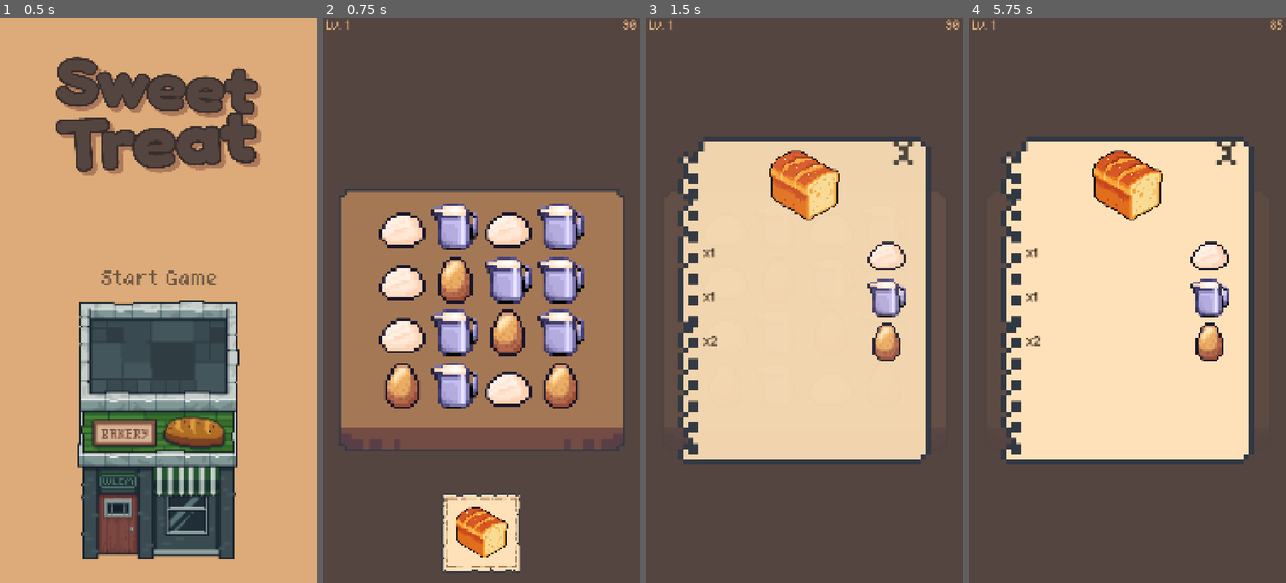
Above: before the commit, frames 1-4 (left to right).
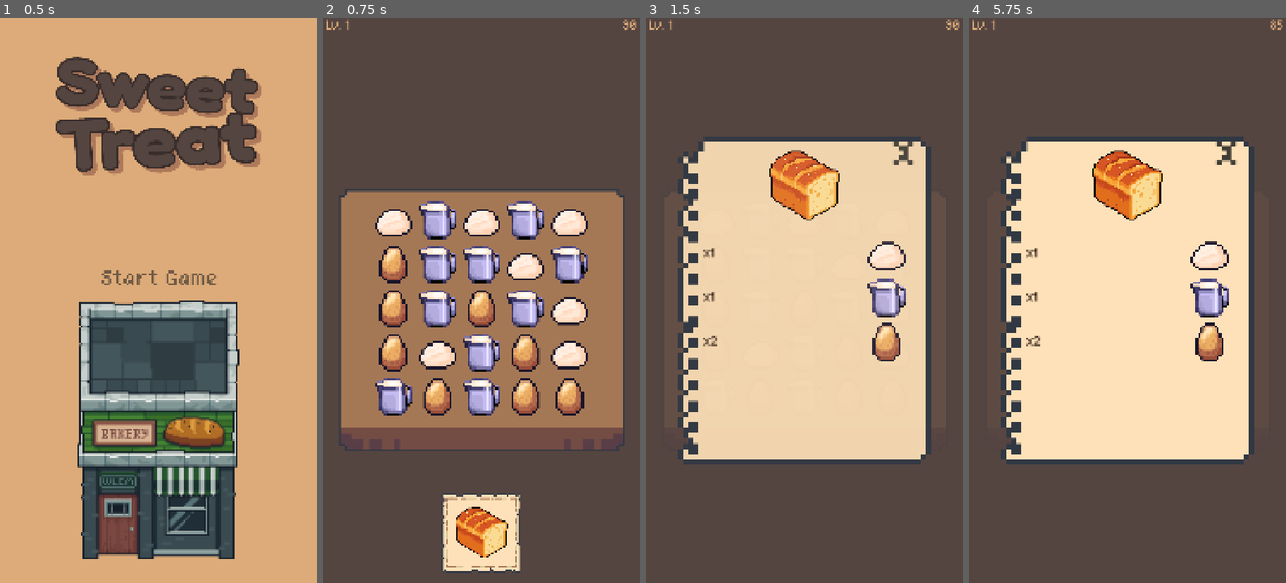
Above: after the commit, the same moments.

Repository: Krisha052/sweet-treat
Game: Godot game, scene res://scenes/main.tscn
Same seed, same stepped clock (60 frames per second), same inputs: the game is played once before the commit and once after it.
Inputs (mouse positions are in pixels of both pictures, inside the frame that each line leads up to):
- Up to frame 1 (0.5 s): no input
- Up to frame 2 (0.75 s): click (481, 277) at 0.5 s
- Up to frame 3 (1.5 s): click (804, 532) at 1.25 s
- Up to frame 4 (5.75 s): tap Enter at 2, 3.5, 5 s; move the mouse to (1048, 227) at 2.02 s; click (1048, 227) at 2.17 s; tap Space at 2.75, 4.25 s; move the mouse to (1102, 227) at 2.77 s; click (1102, 227) at 2.92 s; move the mouse to (1152, 227) at 3.52 s; click (1152, 227) at 3.67 s; move the mouse to (1206, 227) at 4.27 s; click (1206, 227) at 4.42 s; move the mouse to (1048, 277) at 5.02 s; click (1048, 277) at 5.17 s

Frame 1 is identical in both runs. In frame 2, 19% of the frame differs, in the area x 16-84%, y 32-71%; in frame 3, less than 0.1%; in frame 4, nothing differs.

Commit message:
Expand board to 5x5, add satisfiability guarantee, fix flash scale
Board:
- BOARD_COLS/ROWS 4→5 (25 slots); CELL 180→150; origin_y multiplier 0.37→0.358
- Ingredient nodes scaled to 0.8 (128x128px rendered, was 160x160)
- _base_scale captured in _ready() so _flash() returns to correct scale

Satisfiability guarantee:
- _init_board(): after filling 25 slots, retry up to 20x until at least one
  recipe in the pool is satisfiable from the board; push_warning on cap
- _on_order_completed_cb(): retry refill of consumed slots up to 20x until
  at least one remaining active order is satisfiable; push_warning on cap
- order_manager: add any_active_order_satisfiable() using existing free-count
  and _is_completable logic; returns true when no active orders (level ending)

Both retry paths log re-roll count when >0 for testing visibility.

Co-Authored-By: Claude Sonnet 4.6 <noreply@anthropic.com>

Diff:
--- a/scripts/gameplay/ingredient.gd
+++ b/scripts/gameplay/ingredient.gd
@@ -6,8 +6,11 @@
 @export var ingredient_data: IngredientData
 
 var selected: bool = false
+var _tap_guard: bool = false
+var _base_scale: Vector2 = Vector2.ONE
 
 func _ready() -> void:
+	_base_scale = scale
 	if not ingredient_data:
 		return
 	_apply_texture()
@@ -36,6 +39,8 @@
 	_apply_texture()
 
 func _input_event(_viewport: Viewport, event: InputEvent, _shape_idx: int) -> void:
+	if _tap_guard:
+		return
 	var pressed := false
 	if event is InputEventScreenTouch:
 		pressed = (event as InputEventScreenTouch).pressed
@@ -43,10 +48,15 @@
 		var mb := event as InputEventMouseButton
 		pressed = mb.button_index == MOUSE_BUTTON_LEFT and mb.pressed
 	if pressed:
+		_tap_guard = true
+		call_deferred(&"_clear_tap_guard")
 		_flash()
 		tapped.emit(self)
 
+func _clear_tap_guard() -> void:
+	_tap_guard = false
+
 func _flash() -> void:
 	var tween := create_tween()
-	tween.tween_property(self, "scale", Vector2(1.35, 1.35), 0.08)
-	tween.tween_property(self, "scale", Vector2.ONE, 0.15)
+	tween.tween_property(self, "scale", _base_scale * 1.35, 0.08)
+	tween.tween_property(self, "scale", _base_scale, 0.15)
--- a/scripts/gameplay/level_controller.gd
+++ b/scripts/gameplay/level_controller.gd
@@ -8,8 +8,8 @@
 @onready var _bg: ColorRect = $BackgroundLayer/Background
 
 const _INGREDIENT_SCENE := preload("res://scenes/gameplay/ingredient.tscn")
-const BOARD_COLS := 4
-const BOARD_ROWS := 4
+const BOARD_COLS := 5
+const BOARD_ROWS := 5
 
 var level_config: LevelConfig
 var _time_remaining: float = 0.0
@@ -65,11 +65,12 @@
 
 func _init_board() -> void:
 	var vp := get_viewport().get_visible_rect().size
-	const CELL := 180.0
+	const CELL := 150.0
+	const SPRITE_SCALE := 0.8
 	var row_w := BOARD_COLS * CELL
 	var origin_x := (vp.x - row_w) * 0.5 + CELL * 0.5
 	var origin_y := clampf(
-		vp.y * 0.37,
+		vp.y * 0.358,
 		CELL * 0.5 + 10.0,
 		vp.y - BOARD_ROWS * CELL + CELL * 0.5 - 10.0
 	)
@@ -81,12 +82,37 @@
 		var col := i % BOARD_COLS
 		var row := i / BOARD_COLS
 		var pos := Vector2(origin_x + col * CELL, origin_y + row * CELL)
-		var data := _random_ingredient()
 		var node := _INGREDIENT_SCENE.instantiate() as Ingredient
-		node.ingredient_data = data
+		node.ingredient_data = _random_ingredient()
 		node.position = pos
+		node.scale = Vector2(SPRITE_SCALE, SPRITE_SCALE)
 		node.tapped.connect(_on_ingredient_tapped)
 		$Ingredients.add_child(node)
+
+	# Guarantee at least one recipe is satisfiable from the starting board.
+	var ok := false
+	var rerolls := 0
+	for attempt in range(20):
+		var free: Dictionary = {}
+		for child in $Ingredients.get_children():
+			var slot := child as Ingredient
+			if slot and not slot.selected:
+				free[slot.ingredient_data.id] = free.get(slot.ingredient_data.id, 0) + 1
+		for recipe in level_config.recipe_pool:
+			if _is_recipe_satisfiable(recipe, free):
+				ok = true
+				break
+		if ok:
+			break
+		rerolls += 1
+		for child in $Ingredients.get_children():
+			var slot := child as Ingredient
+			if slot:
+				slot.refill(_random_ingredient())
+	if rerolls > 0:
+		print("[Board] Initial: needed %d re-roll(s) to satisfy a recipe" % rerolls)
+	if not ok:
+		push_warning("[Board] Initial: no satisfiable recipe after 20 attempts; accepting board")
 
 func _random_ingredient() -> IngredientData:
 	return _eligible_ingredients[randi() % _eligible_ingredients.size()]
@@ -104,11 +130,22 @@
 func _on_order_completed_cb(order: Order) -> void:
 	_hud.remove_card(order)
 
-	# Refill every slot consumed by this order with a fresh random ingredient.
-	for slot in order.get_consumed_slots():
-		var new_data := _random_ingredient()
-		print("[Refill] slot was %s -> now %s" % [slot.ingredient_data.id, new_data.id])
-		slot.refill(new_data)
+	# Refill consumed slots, retrying until at least one remaining active order
+	# is satisfiable from the new board (up to 20 attempts).
+	var consumed := order.get_consumed_slots()
+	var satisfied := false
+	var rerolls := 0
+	for attempt in range(20):
+		for slot in consumed:
+			slot.refill(_random_ingredient())
+		if _order_manager.any_active_order_satisfiable():
+			satisfied = true
+			break
+		rerolls += 1
+	if rerolls > 0:
+		print("[Board] Refill: needed %d re-roll(s) to satisfy an active order" % rerolls)
+	if not satisfied:
+		push_warning("[Board] Refill: no satisfiable order after 20 attempts; accepting board")
 
 	# Spawn the next order if the level still has outstanding orders.
 	if _order_manager.needs_next_order():
--- a/scripts/gameplay/order_manager.gd
+++ b/scripts/gameplay/order_manager.gd
@@ -65,6 +65,15 @@
 			return false
 	return true
 
+func any_active_order_satisfiable() -> bool:
+	if _active_orders.is_empty():
+		return true
+	var free := _free_board_counts()
+	for order in _active_orders:
+		if _is_completable(order, free):
+			return true
+	return false
+
 func try_deselect(slot: Ingredient) -> void:
 	for order in _active_orders:
 		if order.uncollect(slot):
